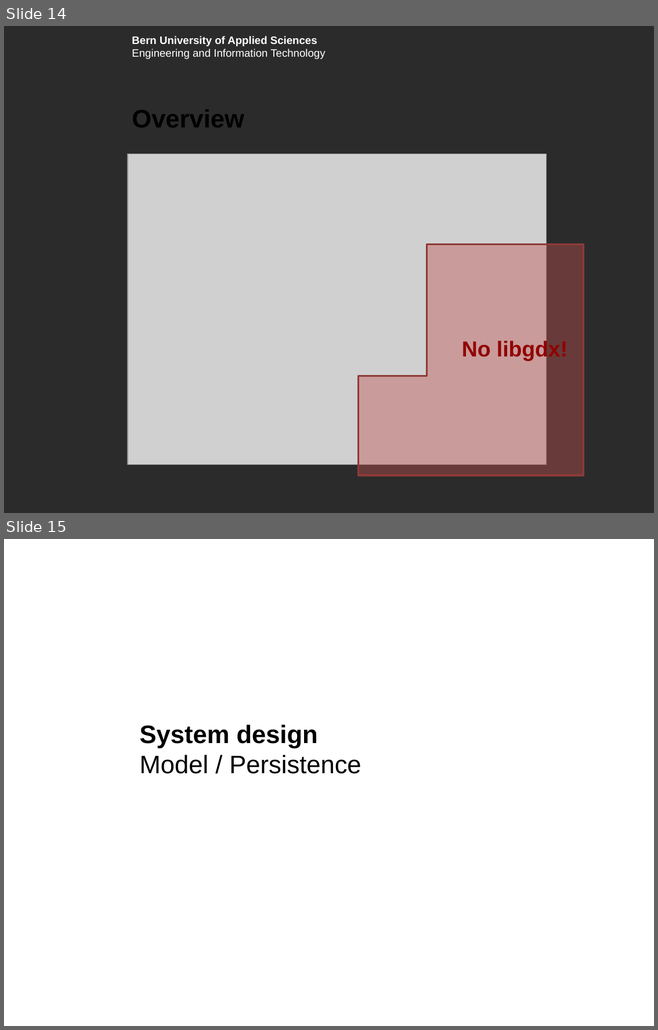
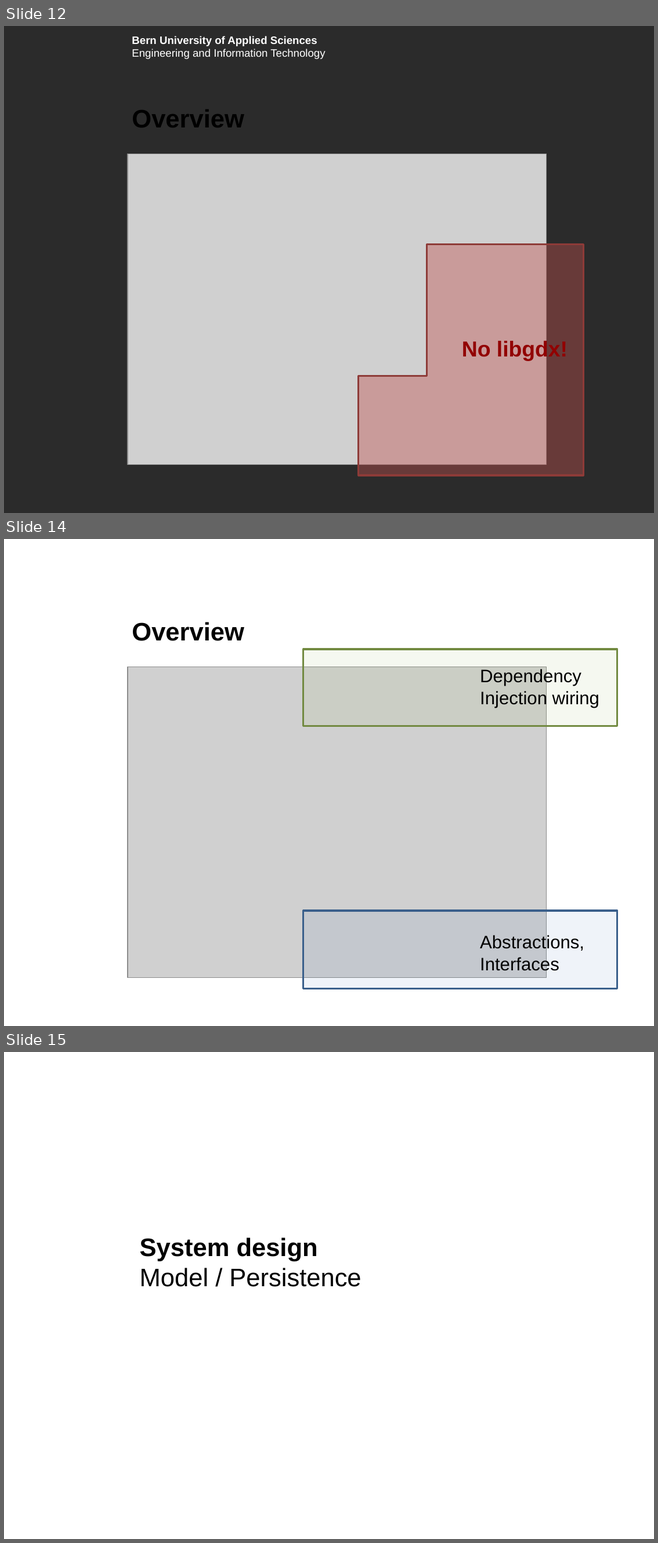
Before and after one commit to boskoop/comet-pinball, a slide deck: doc/presentation/presentation.pptx. Shown one above the other, each under a label of ours: slides 14 and 15 before the commit, slides 12, 14 and 15 after it; the slides between them are not shown. The pictures are 658x1030 and 658x1543 pixels, drawn with LibreOffice and Linux fonts; fonts in the diff are those of the drawing; grey boxes stand for pictures; background and template pictures are left out; a plain dark background stands for a picture behind light text. Boxes give left, top, right and bottom in pixels: in the first picture for what was removed or moved away, otherwise in the second. Text is boxed around its words. In the diff, an @@ line names an element or a change of style, - is before the commit and + after.

```diff
--- a/doc/presentation/presentation.pptx
+++ b/doc/presentation/presentation.pptx
@@ slide 14 added at (4, 539, 654, 1026), background picture (left out); not listed: 1 template element that a slide beside it also shows @@
@@ title added at (132, 622, 244, 641), 28 pt, text #000000, bold @@
+Overview
@@ rectangle added at (303, 649, 617, 726), fill #9BBB59 at 9% opacity, outline #738A42 2 pt @@
@@ picture added at (128, 667, 546, 978) @@
@@ text added at (480, 668, 599, 708), 20 pt, text #000000 @@
+Dependency Injection wiring
@@ rectangle added at (303, 911, 617, 988), fill #4F81BD at 9% opacity, outline #3A5F8C 2 pt @@
@@ text added at (480, 935, 584, 974), 20 pt, text #000000 @@
+Abstractions,
+Interfaces
@@ what was slide 14 is now slide 12 @@
```
Also in this commit, not shown: 2 slides changed, 1 other slide added, 2 slides removed.
